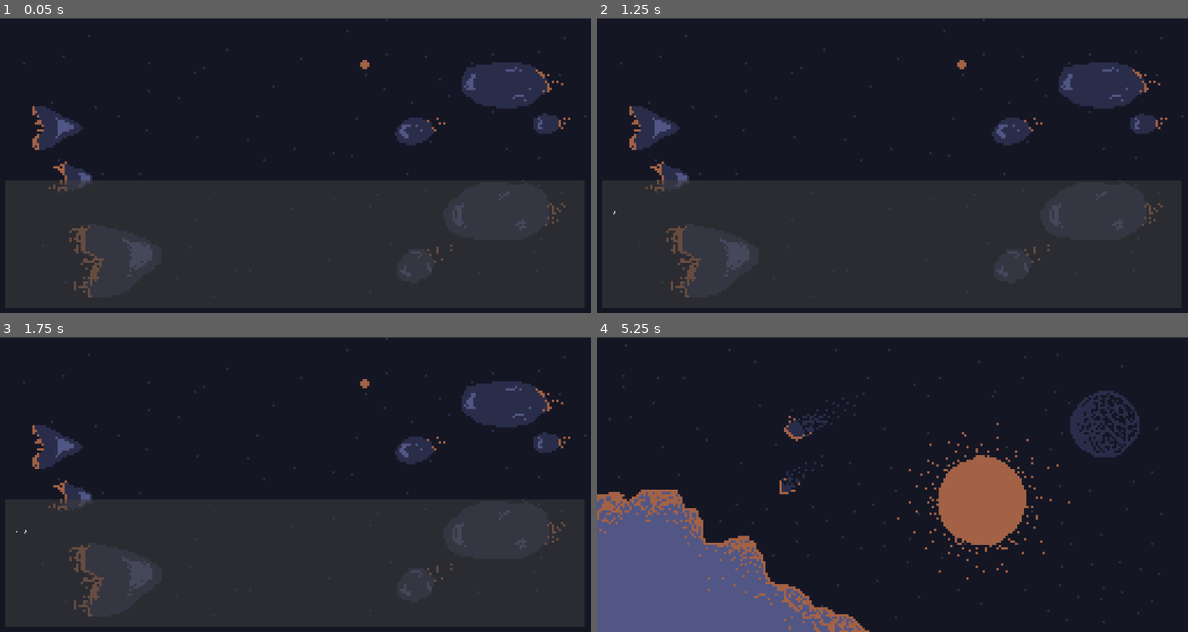
Above: before the commit, frames 1-4 (two rows, left to right).
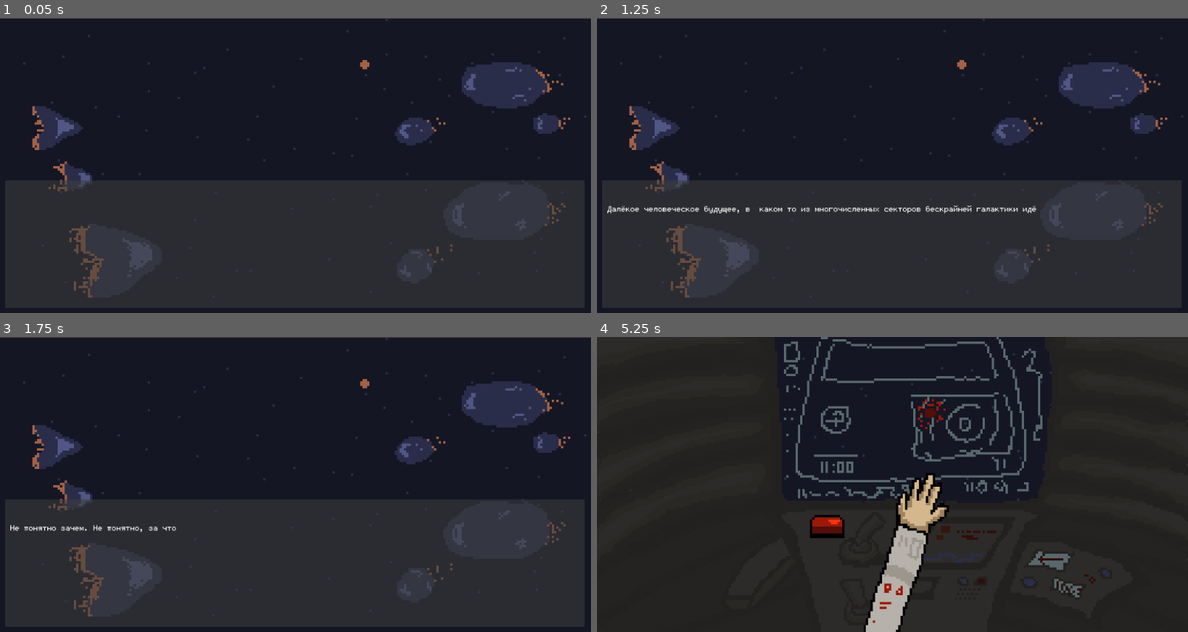
Above: after the commit, the same moments.

Repository: Mazeraser/SGJ
Game: Godot game, scene res://levels/intro.tscn
Same seed, same stepped clock (60 frames per second), same inputs: the game is played once before the commit and once after it.
Inputs (mouse positions are in pixels of both pictures, inside the frame that each line leads up to):
- Up to frame 1 (0.05 s): no input
- Up to frame 2 (1.25 s): tap Enter (ui_accept) at 0.5, 0.77, 0.8, 1.07 s; move the mouse to (1022, 150) at 0.52 s; click (1022, 150) at 0.6 s
- Up to frame 3 (1.75 s): move the mouse to (177, 499) at 1.27 s; tap Enter (ui_accept) at 1.35, 1.52 s; click (177, 499) at 1.55 s
- Up to frame 4 (5.25 s): tap Enter (ui_accept) at 1.82, 2.3, 3.02, 3.32, 3.6, 3.77, 4.07, 4.52, 4.82 s; move the mouse to (951, 419) at 2.02 s; click (951, 419) at 2.1 s; move the mouse to (862, 543) at 2.77 s; click (862, 543) at 2.85 s; move the mouse to (1069, 528) at 3.52 s; move the mouse to (715, 440) at 4.27 s; click (715, 440) at 4.35 s; click (862, 437) at 5 s, where only the run before the commit has a clickable "Катапультироваться."

Frame 1 is identical in both runs. In frame 2, 0.7% of the frame differs, in the area x 1-75%, y 63-67%; in frame 3, 0.3%; in frame 4, 40%, in the area x 0-100%, y 0-100%.

Commit message:
0.1.3

Diff:
--- a/fonts/new_dynamicfont.tres
+++ b/fonts/new_dynamicfont.tres
@@ -1,6 +1,6 @@
 [gd_resource type="DynamicFont" load_steps=2 format=2]
 
-[ext_resource path="res://fonts/DePixelSchmal.ttf" type="DynamicFontData" id=1]
+[ext_resource path="res://fonts/Fifaks10Dev1.ttf" type="DynamicFontData" id=1]
 
 [resource]
 font_data = ExtResource( 1 )
--- a/levels/scenes.tscn
+++ b/levels/scenes.tscn
@@ -34,7 +34,6 @@
 
 [node name="AnimatedSprite" type="AnimatedSprite" parent="."]
 frames = SubResource( 1 )
-frame = 1
 speed_scale = 0.5
 playing = true
 centered = false
--- a/scenes/dialogueWindow.tscn
+++ b/scenes/dialogueWindow.tscn
@@ -35,16 +35,3 @@
 margin_bottom = 211.0
 custom_fonts/normal_font = ExtResource( 2 )
 text = "Text"
-
-[node name="Button" type="Button" parent="ColorRect"]
-anchor_left = 0.37
-anchor_top = -0.534
-anchor_right = 0.37
-anchor_bottom = -0.534
-margin_left = -0.480011
-margin_top = 0.0140076
-margin_right = 153.52
-margin_bottom = 22.014
-custom_fonts/font = ExtResource( 2 )
-
-[connection signal="pressed" from="ColorRect/Button" to="." method="_on_Button_pressed"]
--- a/scripts/dialogueWindow.gd
+++ b/scripts/dialogueWindow.gd
@@ -2,8 +2,7 @@
 
 export (float) var textSpeed = 1
 
-onready var text = get_parent().get_node("base").intro
-
+var text
 var dialogue_index = 0
 var active
 var finished
@@ -14,11 +13,11 @@
 		active = true
 		finished = false
 
-		if text[dialogue_index]["choise"] != "" and text[dialogue_index]["choise"] != "Выстрел":
-			$ColorRect/Button.text = text[dialogue_index]["choise"]
-		elif text[dialogue_index]["choise"] == "Выстрел":
+		if text[dialogue_index]["choise"] == "Выстрел":
 			print("SHOOT!")
 			shoot = true
+		elif text[dialogue_index]["choise"] == "Катапультироваться.":
+			get_tree().change_scene("res://levels/scenes.tscn")
 
 		$Background.texture = text[dialogue_index]["Background"]
 		$ColorRect/Label.text = text[dialogue_index]["Name"]
@@ -31,11 +30,6 @@
 		active = false
 		finished = true
 
-	if $ColorRect/Button.text == "":
-		$ColorRect/Button.visible = false
-	else:
-		$ColorRect/Button.visible = true
-
 	if $ColorRect/RichTextLabel.text == "":
 		$ColorRect.visible = false
 	else:
@@ -43,22 +37,18 @@
 	$ColorRect/RichTextLabel.percent_visible = 0
 
 func _ready():
+	if GS.escape:
+		text = get_parent().get_node("base").after_catapult
+	else:
+		text = get_parent().get_node("base").intro
 	text_read()
 func _process(delta):
 
 	if active:
 		$ColorRect/RichTextLabel.percent_visible += delta * float(10) * textSpeed
-		if Input.is_action_just_pressed("ui_accept") and $ColorRect/Button.visible == false and shoot == false:
+		if Input.is_action_just_pressed("ui_accept") and shoot == false:
 			text_read()
 		elif shoot == true:
 			if Input.is_action_just_pressed("lkm"):
 				shoot = false
 				text_read()
-
-
-func _on_Button_pressed():
-	if $ColorRect/Button.text == "Катапультироваться.":
-		text = get_parent().get_node("base").after_catapult
-		dialogue_index = 0
-		$ColorRect/Button.text = ""
-		text_read()
Binary file added: fonts/Fifaks10Dev1.ttf
